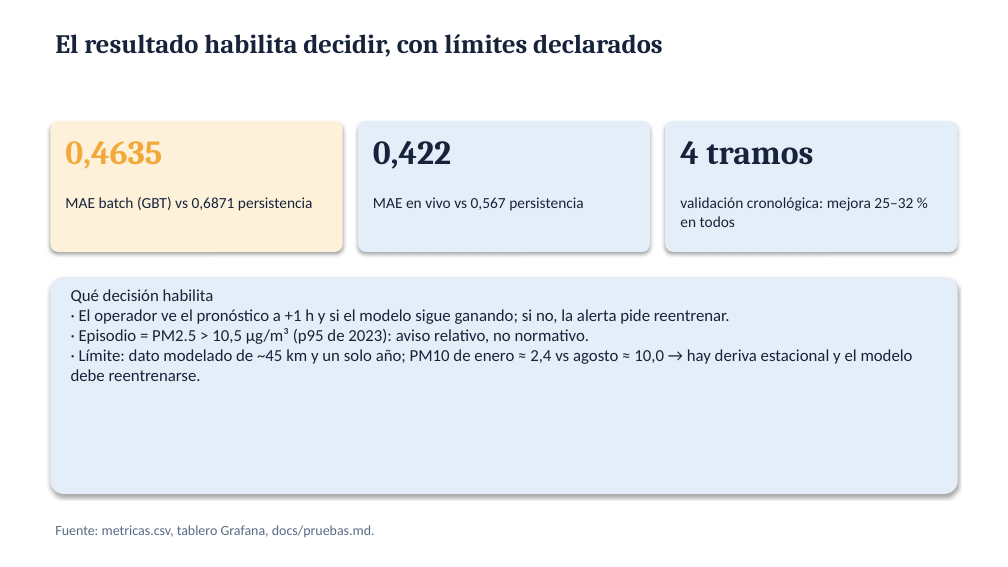
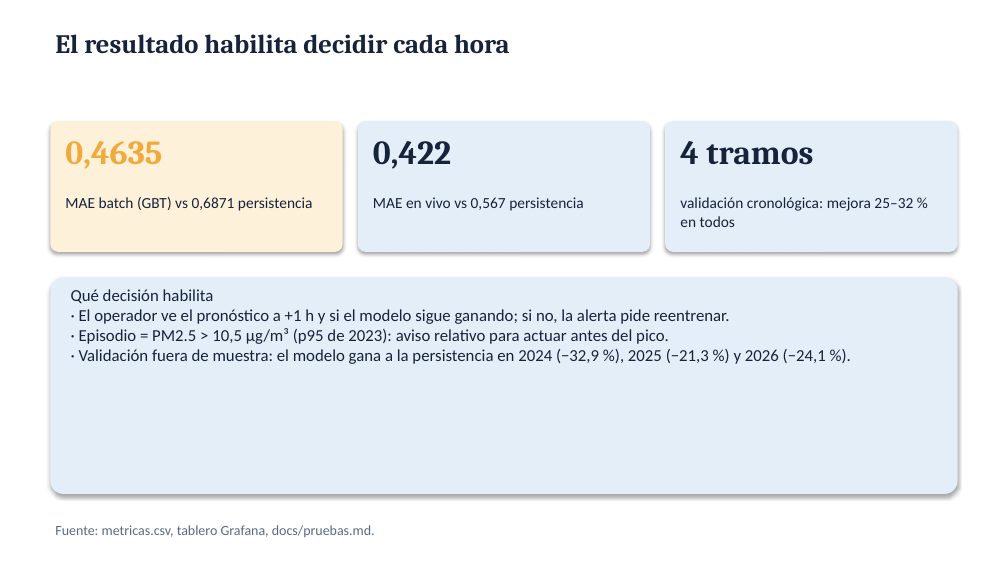
Before and after one commit to Lanzeloth03/lambda26-bigdata, a slide deck: slide 12 of presentacion/EcoData_U1_U2_Aire_Lanzeloth.pptx (slide 11 before the commit). Drawn at 1008x567 pixels with LibreOffice and Linux fonts; fonts in the diff are those of the drawing. Boxes give left, top, right and bottom in pixels: in the first picture for what was removed or moved away, otherwise in the second. Text is boxed around its words. In the diff, an @@ line names an element or a change of style, - is before the commit and + after.

```diff
--- a/presentacion/EcoData_U1_U2_Aire_Lanzeloth.pptx
+++ b/presentacion/EcoData_U1_U2_Aire_Lanzeloth.pptx
@@ text at (55, 34, 510, 54): text changed @@
-El resultado habilita decidir, con límites declarados
+El resultado habilita decidir cada hora
@@ text at (79, 328, 826, 364): text changed @@
-· Episodio = PM2.5 > 10,5 µg/m³ (p95 de 2023): aviso relativo, no normativo.
-· Límite: dato modelado de ~45 km y un solo año; PM10 de enero ≈ 2,4 vs agosto ≈ 10,0 → hay deriva estacional y el modelo debe reentrenarse.
+· Episodio = PM2.5 > 10,5 µg/m³ (p95 de 2023): aviso relativo para actuar antes del pico.
+· Validación fuera de muestra: el modelo gana a la persistencia en 2024 (−32,9 %), 2025 (−21,3 %) y 2026 (−24,1 %).
```
Also in this commit, not shown: 7 other slides changed, 1 slide added, 16 other files.
